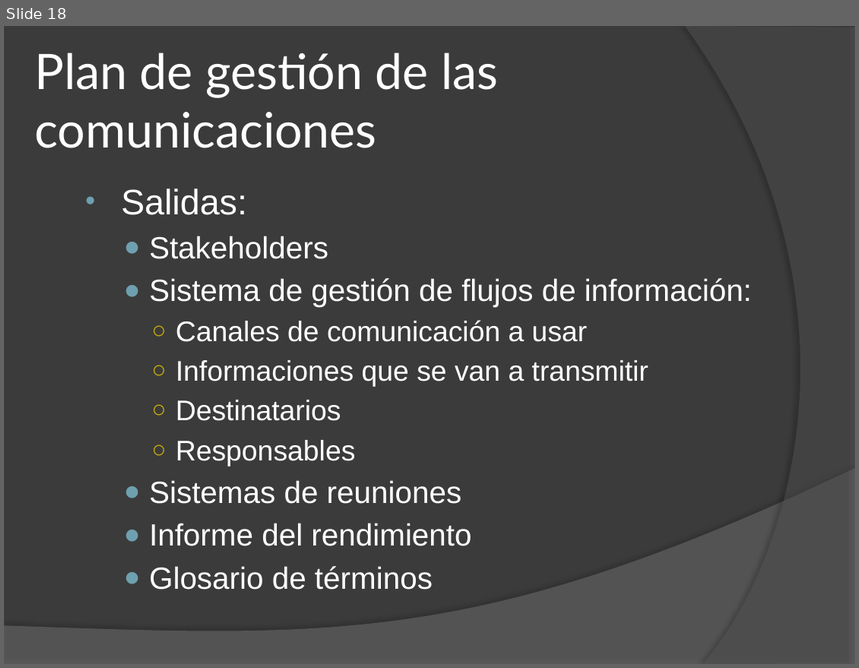
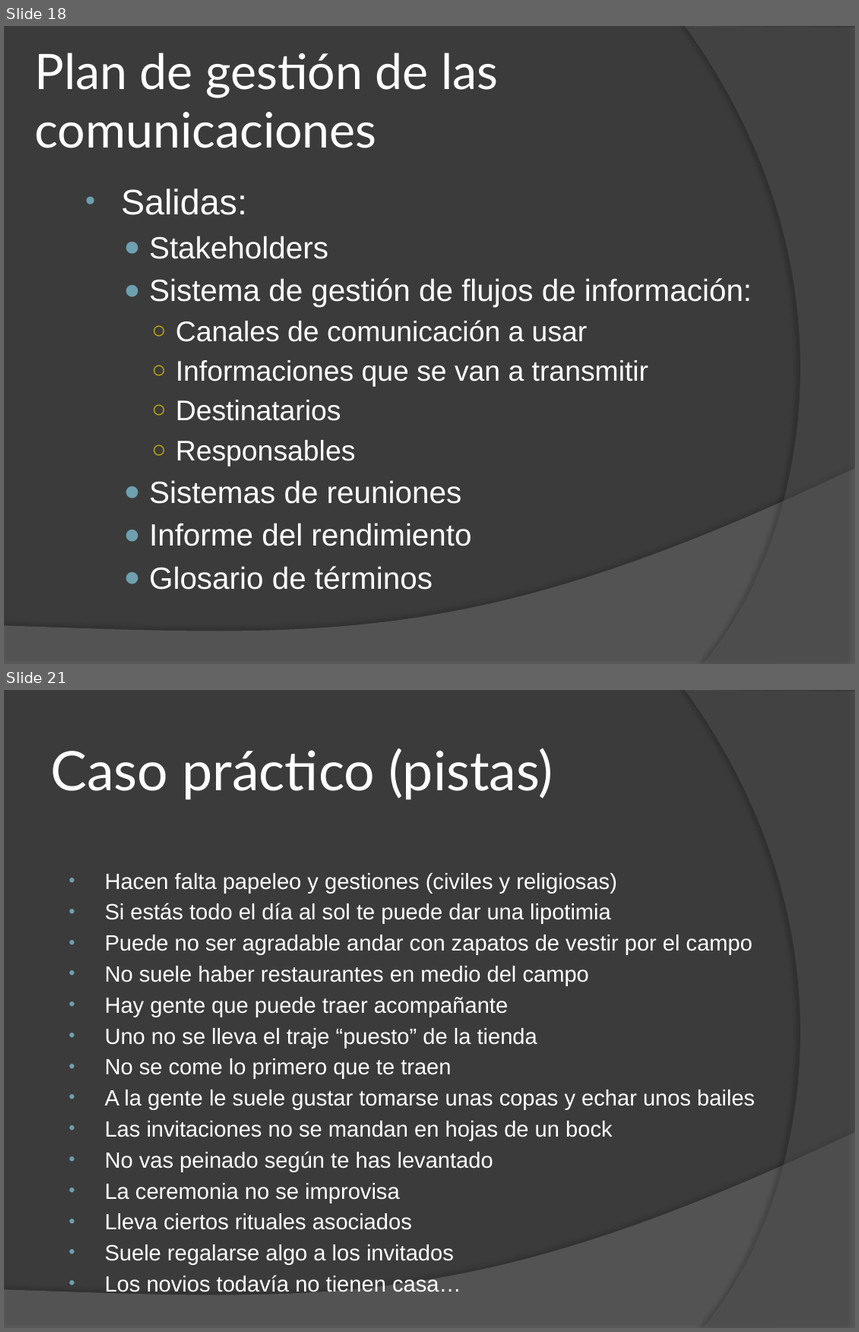
Before and after one commit to Mauroche85/edirpro, a slide deck: boda/090424_plan_proyecto.pptx. Shown one above the other, each under a label of ours: slide 18 before the commit, slides 18 and 21 after it; the slides between them are not shown. The pictures are 859x668 and 859x1332 pixels, drawn with LibreOffice and Linux fonts; fonts in the diff are those of the drawing. Boxes give left, top, right and bottom in pixels: in the first picture for what was removed or moved away, otherwise in the second. Text is boxed around its words. In the diff, an @@ line names an element or a change of style, - is before the commit and + after.

```diff
--- a/boda/090424_plan_proyecto.pptx
+++ b/boda/090424_plan_proyecto.pptx
@@ slide 21 added at (4, 690, 855, 1328), background #3B3B3B; not listed: 2 template elements that a slide beside it also shows @@
@@ title added at (51, 748, 553, 800), 46 pt, text #FFFFFF @@
+Caso práctico (pistas)
@@ text added at (105, 873, 755, 1293), 18.8 pt, text #FFFFFF @@
+• Hacen falta papeleo y gestiones (civiles y religiosas)
+• Si estás todo el día al sol te puede dar una lipotimia
+• Puede no ser agradable andar con zapatos de vestir por el campo
+• No suele haber restaurantes en medio del campo
+• Hay gente que puede traer acompañante
+• Uno no se lleva el traje “puesto” de la tienda
+• No se come lo primero que te traen
+• A la gente le suele gustar tomarse unas copas y echar unos bailes
+• Las invitaciones no se mandan en hojas de un bock
+• No vas peinado según te has levantado
+• La ceremonia no se improvisa
+• Lleva ciertos rituales asociados
+• Suele regalarse algo a los invitados
+• Los novios todavía no tienen casa…
```
Also in this commit, not shown: 6 slides changed, 2 other files.
